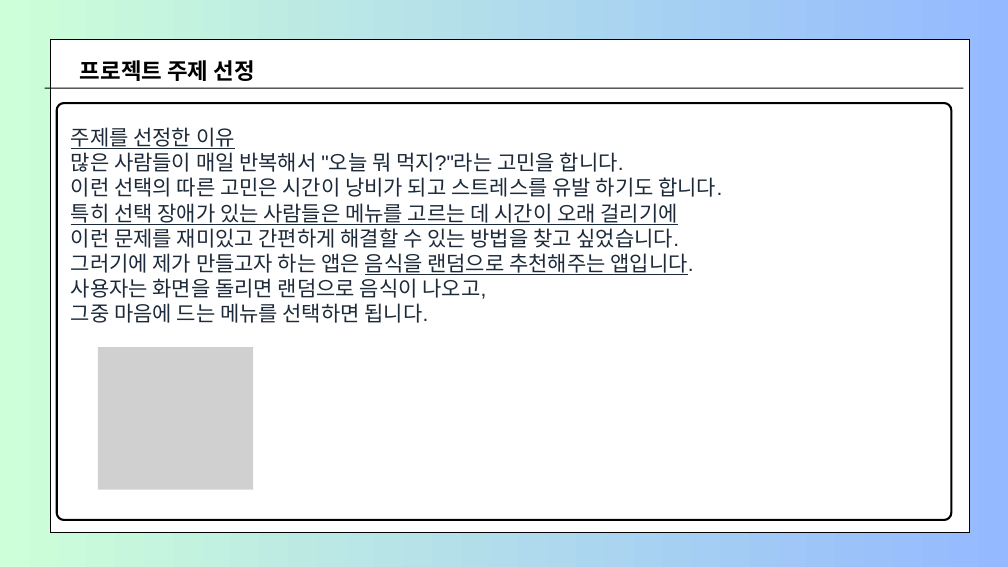
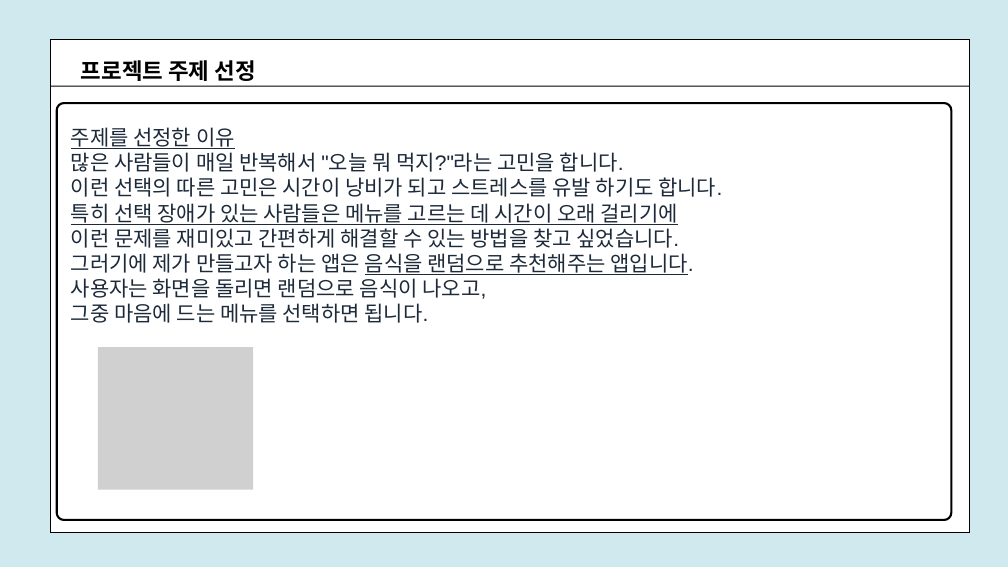
Before and after one commit to JANGCHUALHWA/FlutterProject, a slide deck: slide 3 of 장철화 앱 프로젝트.pptx. Drawn at 1008x567 pixels with LibreOffice and Linux fonts; fonts in the diff are those of the drawing; grey boxes stand for pictures. Boxes give left, top, right and bottom in pixels: in the first picture for what was removed or moved away, otherwise in the second. Text is boxed around its words. In the diff, an @@ line names an element or a change of style, - is before the commit and + after.

```diff
--- a/장철화 앱 프로젝트.pptx
+++ b/장철화 앱 프로젝트.pptx
@@ background gradient #CDFFD8 to #94B9FF to #B7DEE8 at 66% opacity @@
@@ line moved from (45, 88) - (963, 88) to (50, 86) - (969, 86) @@
```
Also in this commit, not shown: 5 other slides changed, 4 slides added.
